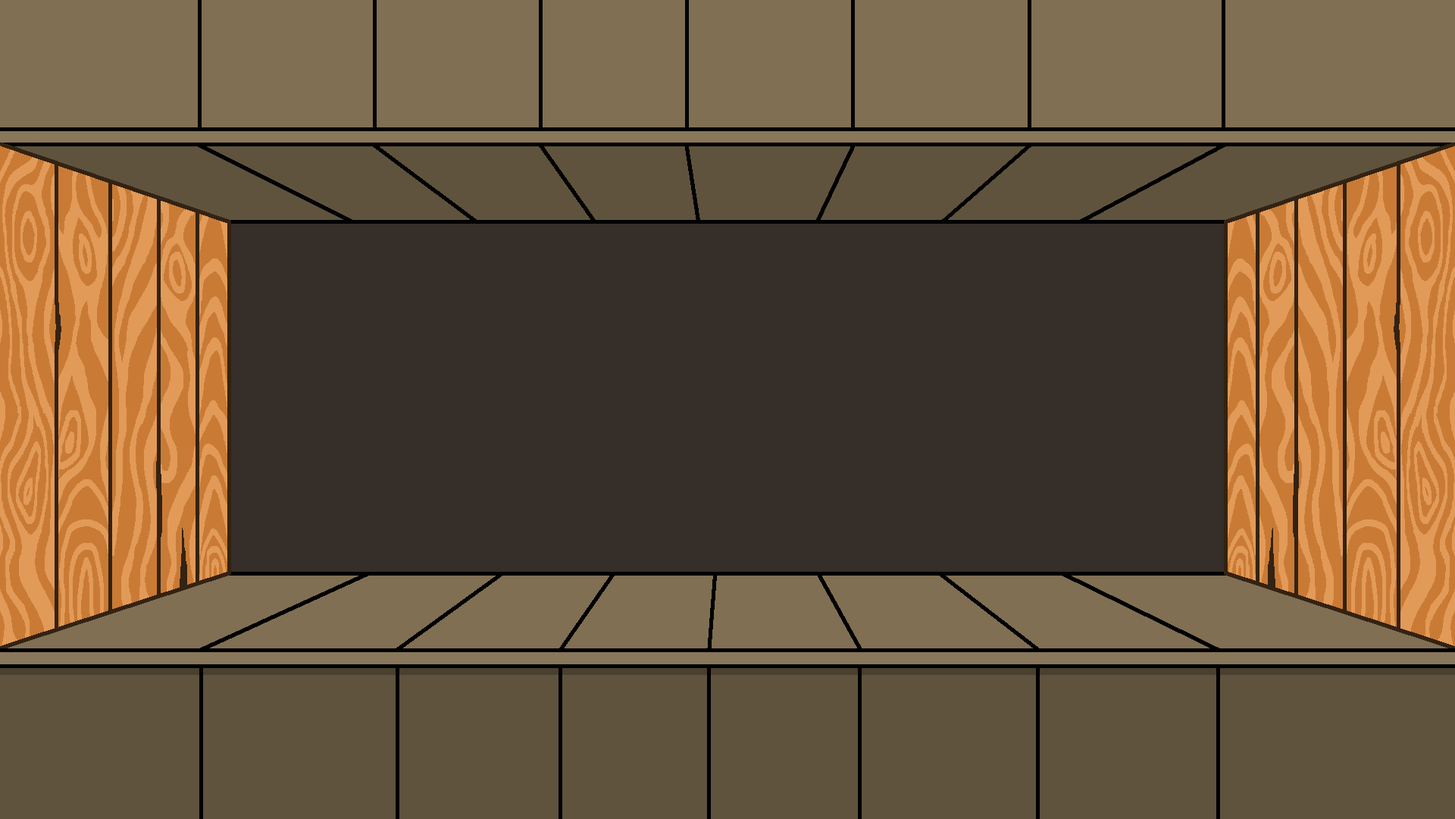
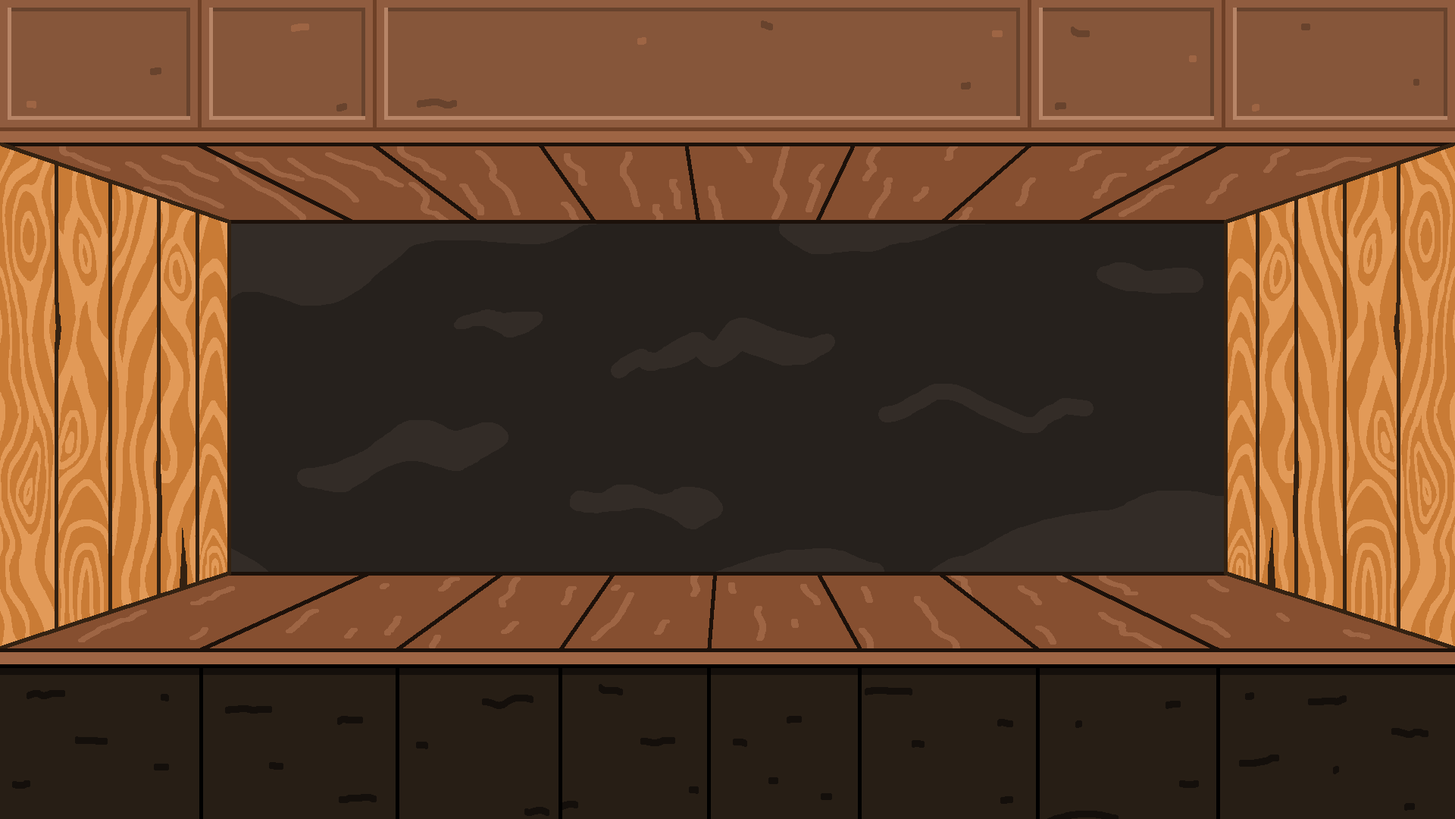
Two versions of the same layered image (1455x819). Layer-by-layer changes:
added layer "TopColor" in group "Top" over (0, 0, 1455, 224)
renamed "TopColor" to "TopColorOld", painted on it over (0, 0, 1455, 224)
painted on "DeskColor" over (0, 571, 1455, 819)
showed "DeskOutline" over (0, 571, 1455, 664)
showed "DeskLines" over (200, 575, 1220, 649)
painted on "Backboard" over (231, 223, 1225, 572)
